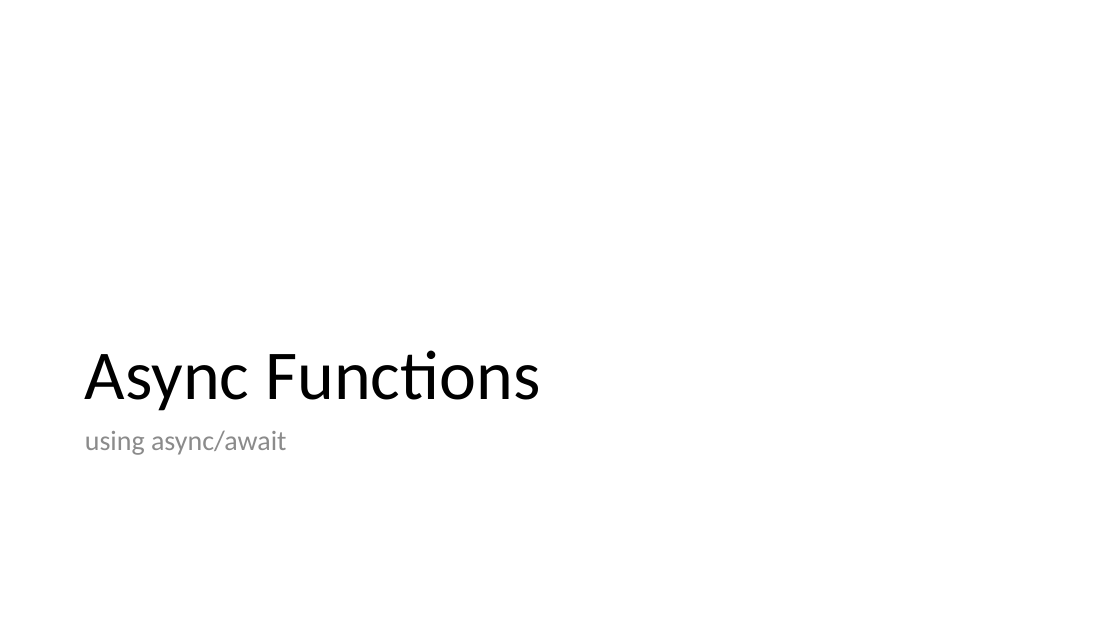
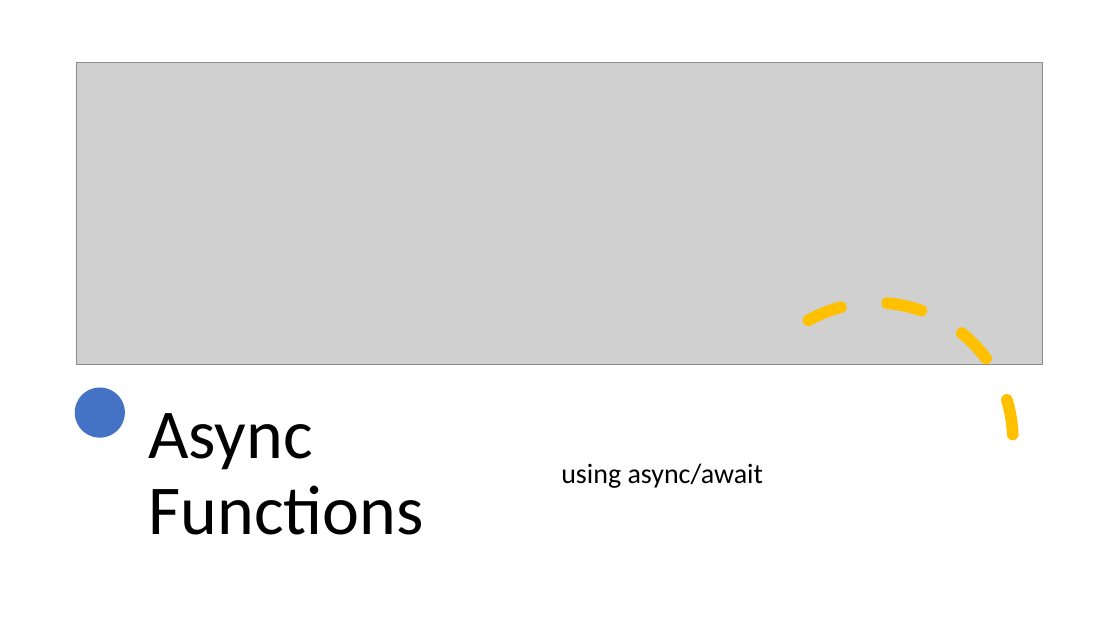
Before and after one commit to diarmuidoconnor/ict-2021, a slide deck: slide 7 of topic10/talk-2/Promises.pptx (slide 8 before the commit). Drawn at 1120x630 pixels with LibreOffice and Linux fonts; fonts in the diff are those of the drawing; grey boxes stand for pictures. Boxes give left, top, right and bottom in pixels: in the first picture for what was removed or moved away, otherwise in the second. Text is boxed around its words. In the diff, an @@ line names an element or a change of style, - is before the commit and + after.

```diff
--- a/topic10/talk-2/Promises.pptx
+++ b/topic10/talk-2/Promises.pptx
@@ picture added at bbox=[76, 62, 1043, 364] @@
@@ arc (boxed as its full ellipse) added at bbox=[739, 302, 1013, 577], outline #FFC000 10 pt dashed @@
@@ ellipse added at bbox=[75, 387, 125, 438], fill #4472C4 @@
@@ title "Async Functions": place and size @@
-title "Async Functions" at bbox=[85, 350, 540, 411]
+title "Async Functions" at bbox=[148, 413, 423, 535]
@@ title "Async Functions" at bbox=[148, 413, 423, 535]: vertical alignment bottom to middle @@
@@ text "using async/await": place and size @@
-text "using async/await" at bbox=[85, 430, 286, 455]
+text "using async/await" at bbox=[561, 463, 763, 488]
@@ text "using async/await" at bbox=[561, 463, 763, 488]: text colour #8C8C8C to #000000; vertical alignment top to middle @@
```
Also in this commit, not shown: 1 other slide changed, 1 slide removed, 3 other files.
